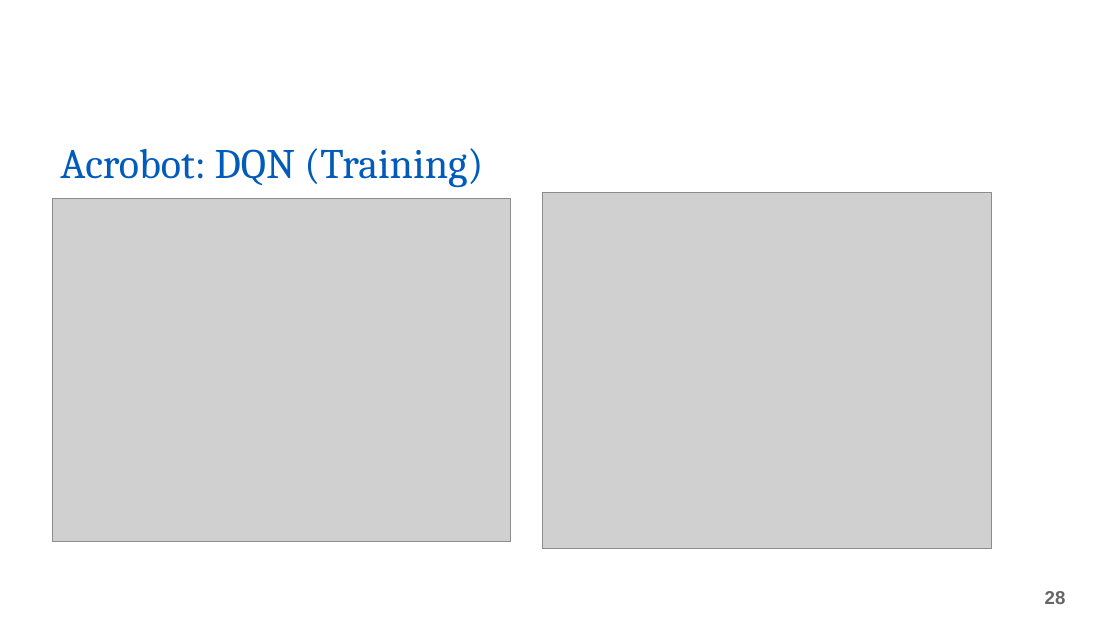
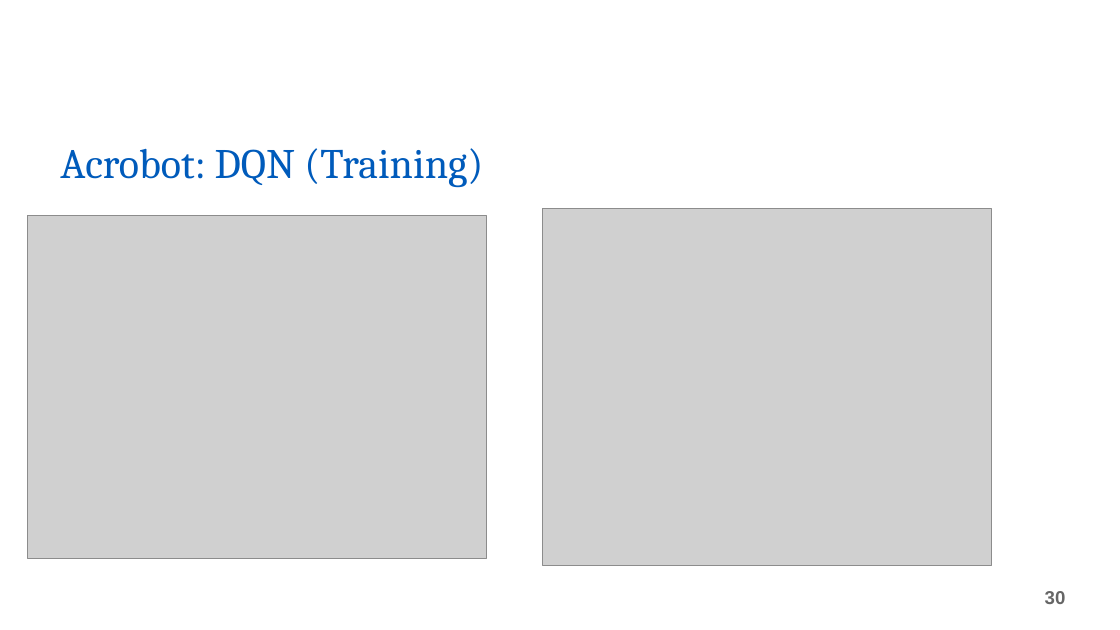
Before and after one commit to vivek-viswam-rv/rl-experiments, a slide deck: slide 30 of Final Project Presentation.pptx (slide 28 before the commit). Drawn at 1120x630 pixels with LibreOffice and Linux fonts; fonts in the diff are those of the drawing; grey boxes stand for pictures; background and template pictures are left out. Boxes give left, top, right and bottom in pixels: in the first picture for what was removed or moved away, otherwise in the second. Text is boxed around its words. In the diff, an @@ line names an element or a change of style, - is before the commit and + after.

```diff
--- a/Final Project Presentation.pptx
+++ b/Final Project Presentation.pptx
@@ picture: place and size @@
-picture at box(543, 192, 991, 549)
+picture at box(543, 209, 991, 565)
@@ picture: place and size @@
-picture at box(52, 198, 511, 541)
+picture at box(28, 215, 486, 558)
@@ page number at box(1045, 591, 1066, 604): text changed @@
-28
+30
```
Also in this commit, not shown: 3 other slides changed, 6 slides added, 2 slides removed.
